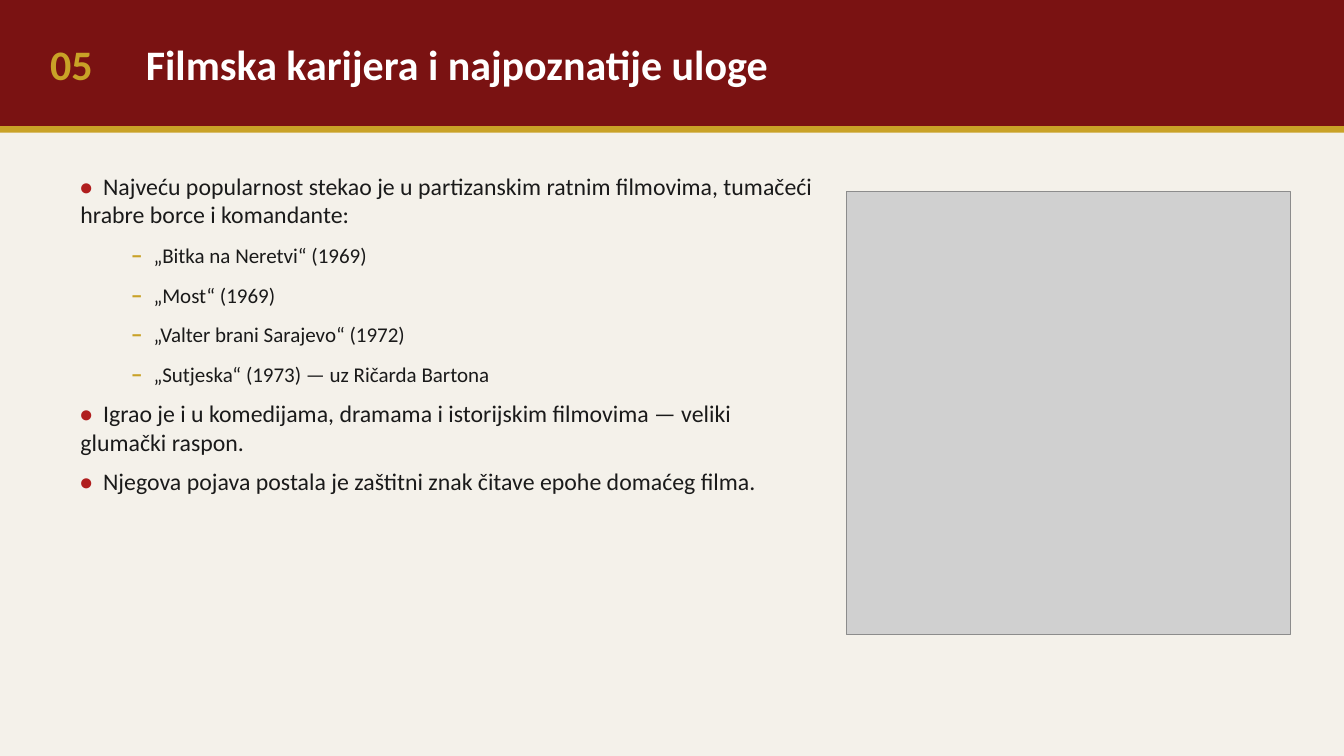
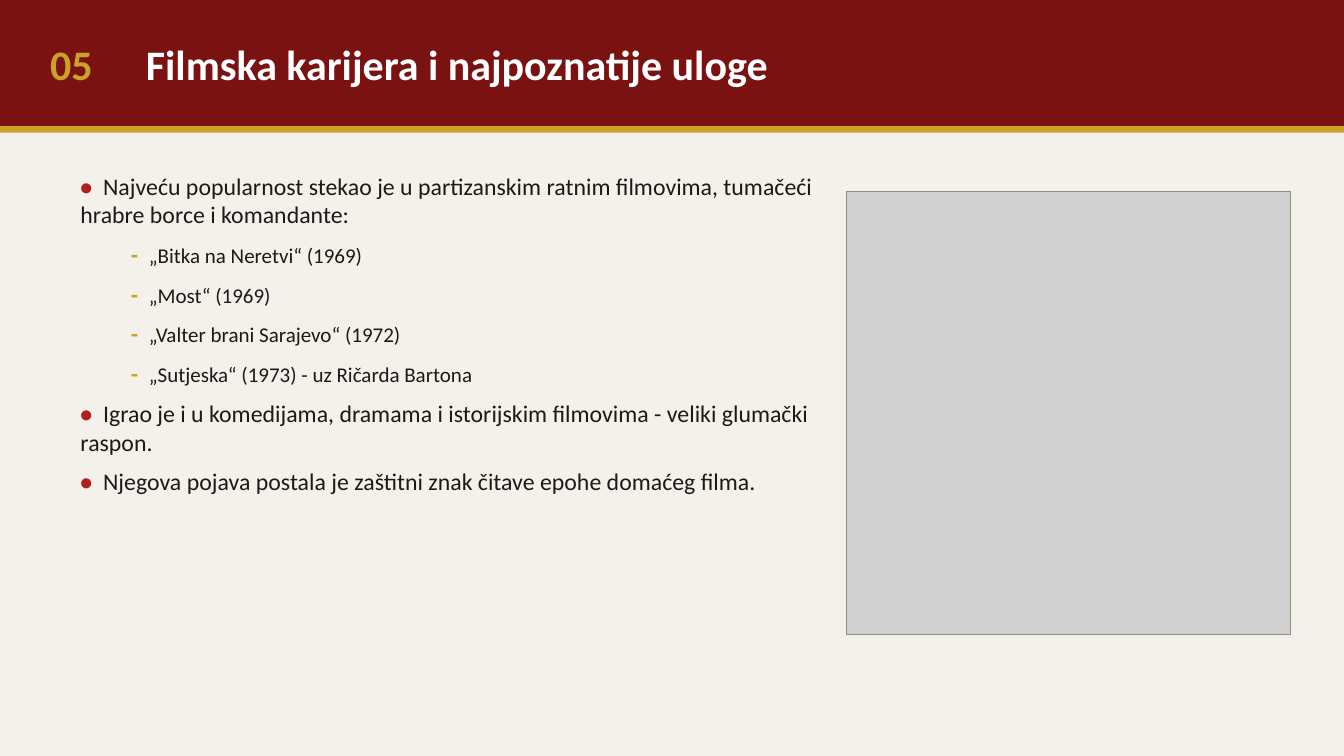
Before and after one commit to voker044/sumski_kutak, a slide deck: slide 5 of Bata_Zivojinovic_prezentacija.pptx. Drawn at 1344x756 pixels with LibreOffice and Linux fonts; fonts in the diff are those of the drawing; grey boxes stand for pictures. Boxes give left, top, right and bottom in pixels: in the first picture for what was removed or moved away, otherwise in the second. Text is boxed around its words. In the diff, an @@ line names an element or a change of style, - is before the commit and + after.

```diff
--- a/Bata_Zivojinovic_prezentacija.pptx
+++ b/Bata_Zivojinovic_prezentacija.pptx
@@ text at (80, 248, 808, 455): text changed @@
-  – „Bitka na Neretvi“ (1969)
-  – „Most“ (1969)
-  – „Valter brani Sarajevo“ (1972)
-  – „Sutjeska“ (1973) — uz Ričarda Bartona
-• Igrao je i u komedijama, dramama i istorijskim filmovima — veliki glumački raspon.
+  - „Bitka na Neretvi“ (1969)
+  - „Most“ (1969)
+  - „Valter brani Sarajevo“ (1972)
+  - „Sutjeska“ (1973) - uz Ričarda Bartona
+• Igrao je i u komedijama, dramama i istorijskim filmovima - veliki glumački raspon.
```
Also in this commit, not shown: 8 other slides changed, 1 other file.
